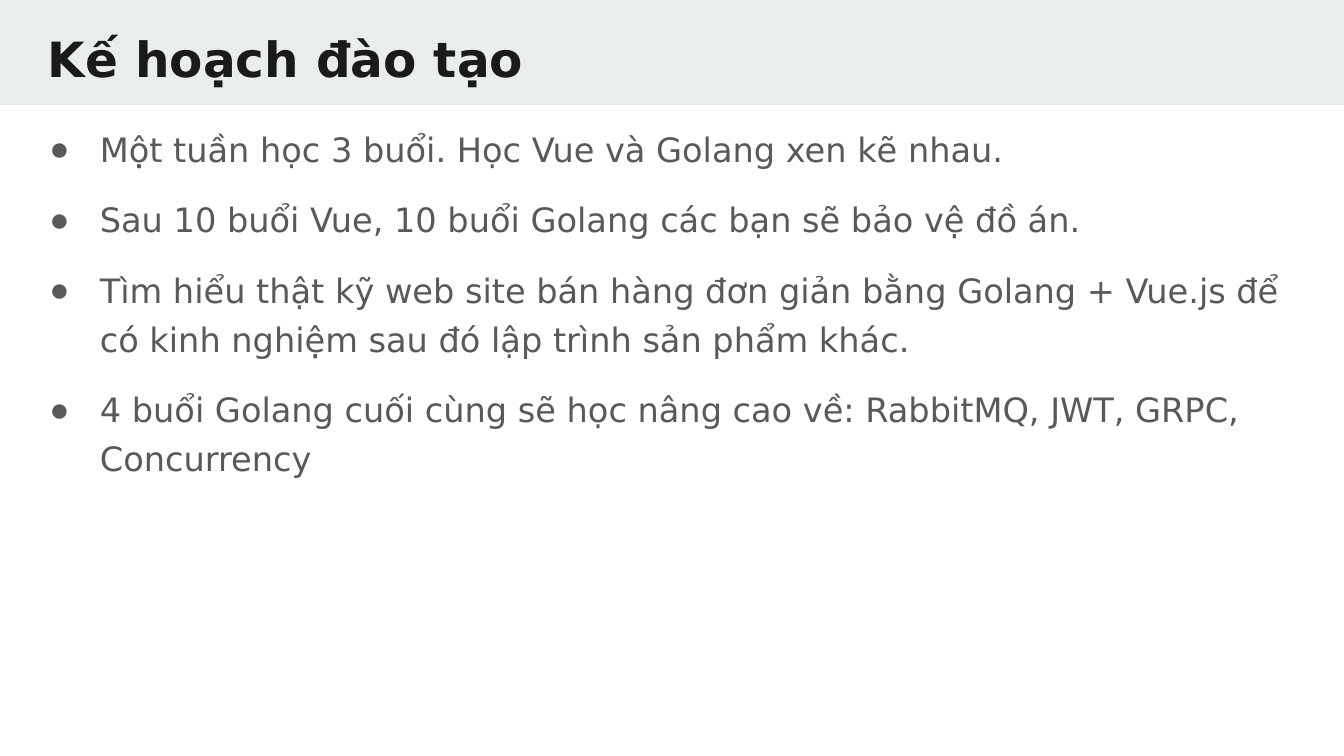
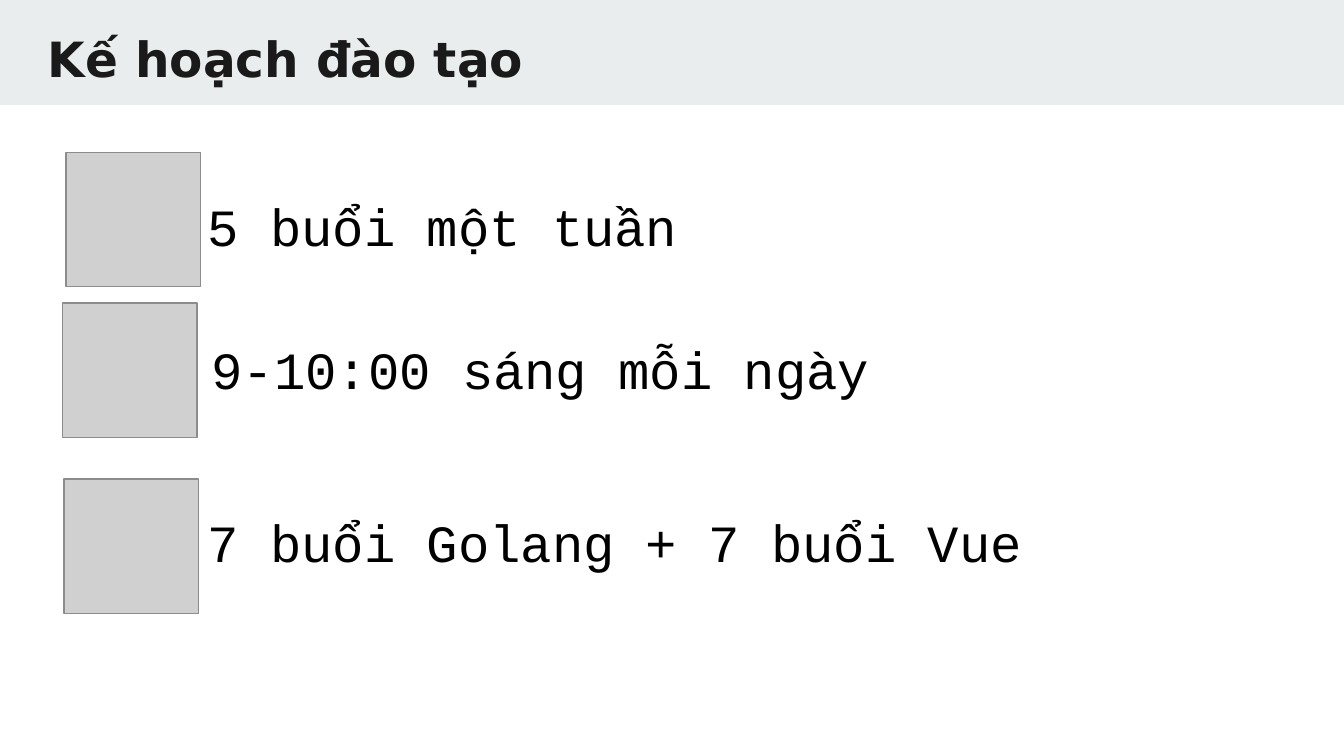
Before and after one commit to TechMaster/golang, a slide deck: slide 3 of slides/GolangBasic1.pptx. Drawn at 1344x756 pixels with LibreOffice and Linux fonts; fonts in the diff are those of the drawing; grey boxes stand for pictures. Boxes give left, top, right and bottom in pixels: in the first picture for what was removed or moved away, otherwise in the second. Text is boxed around its words. In the diff, an @@ line names an element or a change of style, - is before the commit and + after.

```diff
--- a/slides/GolangBasic1.pptx
+++ b/slides/GolangBasic1.pptx
@@ text removed at (100,134,1278,478) @@
-● Một tuần học 3 buổi. Học Vue và Golang xen kẽ nhau.
-● Sau 10 buổi Vue, 10 buổi Golang các bạn sẽ bảo vệ đồ án.
-● Tìm hiểu thật kỹ web site bán hàng đơn giản bằng Golang + Vue.js để có kinh nghiệm sau đó lập trình sản phẩm khác.
-● 4 buổi Golang cuối cùng sẽ học nâng cao về: RabbitMQ, JWT, GRPC, Concurrency
@@ picture added at (66,152,200,286) @@
@@ text added at (208,208,677,255), 28 pt, text #000000 @@
+5 buổi một tuần
@@ picture added at (63,304,198,438) @@
@@ text added at (212,351,869,400), 28 pt, text #000000 @@
+9-10:00 sáng mỗi ngày
@@ picture added at (65,478,199,613) @@
@@ text added at (208,524,1022,573), 28 pt, text #000000 @@
+7 buổi Golang + 7 buổi Vue
```
Also in this commit, not shown: 7 other slides changed, 5 slides added, 2 slides removed, 44 other files.
